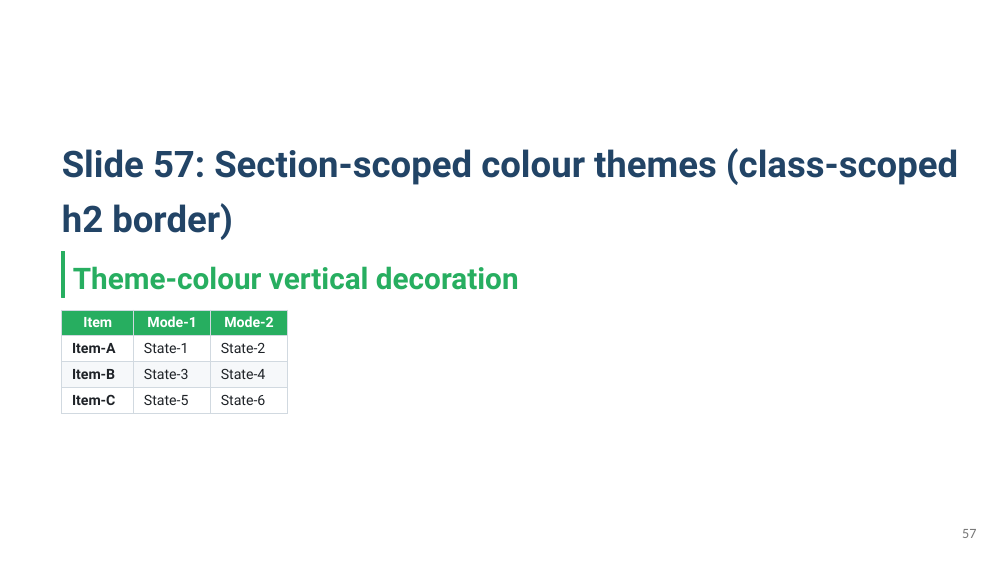
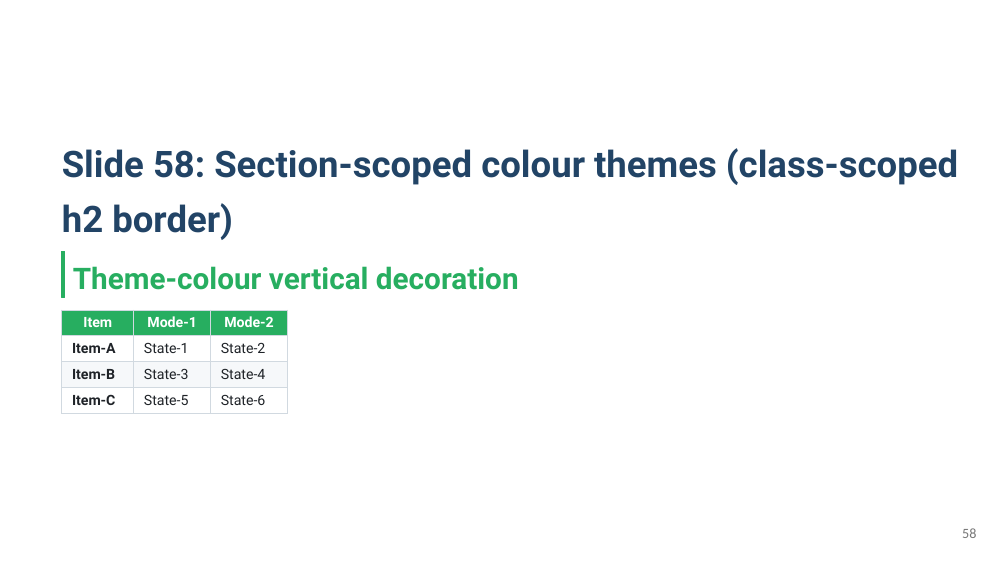
Before and after one commit to KatsuYuzu/marp-to-editable-pptx, a slide deck: slide 58 of output-pptx/test-output.pptx (slide 57 before the commit). Drawn at 1008x567 pixels with LibreOffice and Linux fonts; fonts in the diff are those of the drawing. Boxes give left, top, right and bottom in pixels: in the first picture for what was removed or moved away, otherwise in the second. Text is boxed around its words. In the diff, an @@ line names an element or a change of style, - is before the commit and + after.

```diff
--- a/output-pptx/test-output.pptx
+++ b/output-pptx/test-output.pptx
@@ text at <box>62,148,958,240</box>: text changed @@
-Slide 57: Section-scoped colour themes (class-scoped h2 border)
+Slide 58: Section-scoped colour themes (class-scoped h2 border)
@@ page number at <box>962,528,976,538</box>: text changed @@
-57
+58
```
Also in this commit, not shown: 14 other slides changed, 11 slides added, 1 other file.
